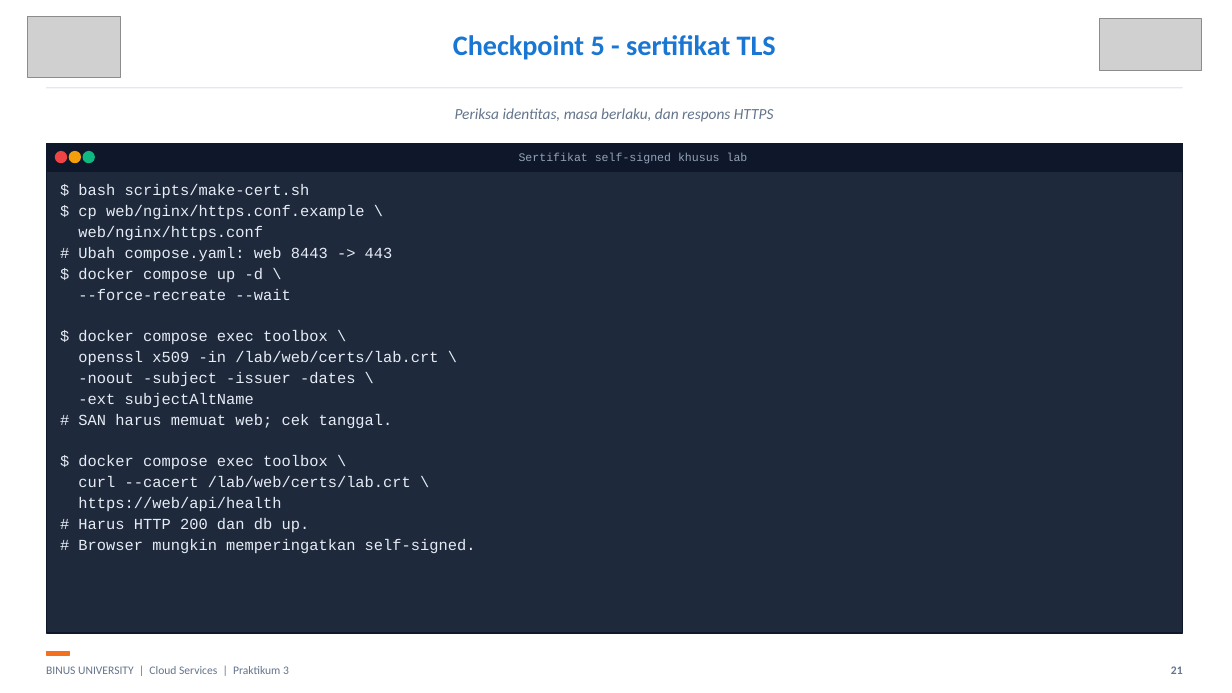
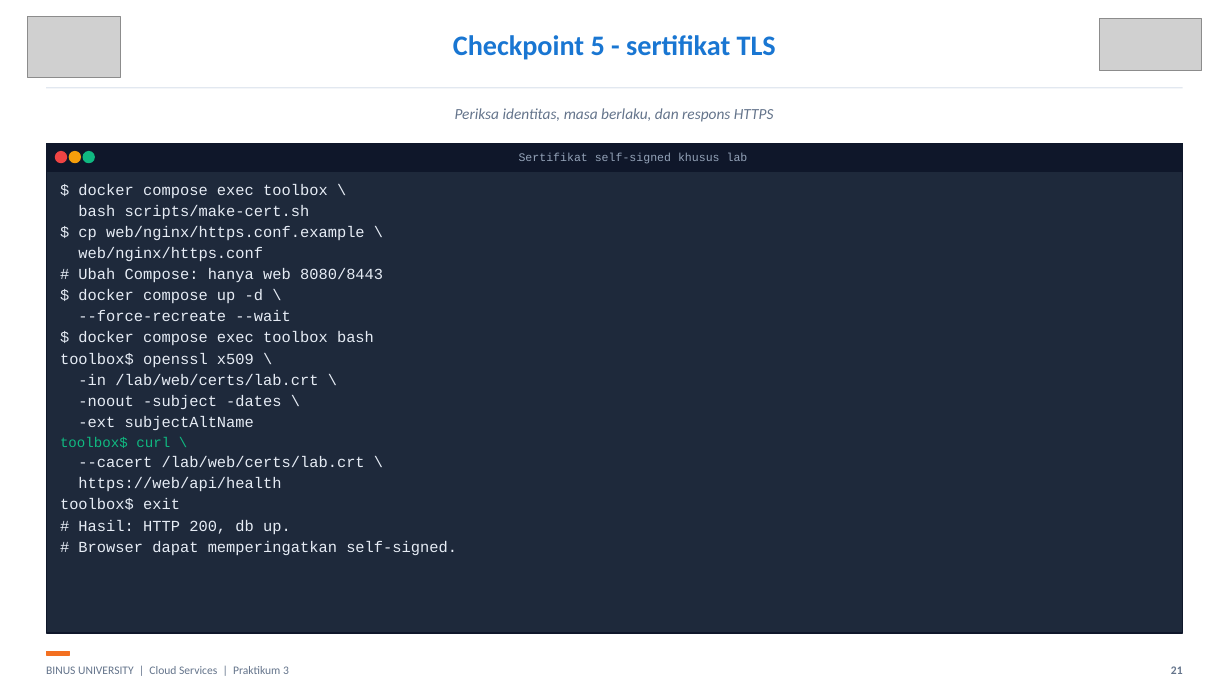
Before and after one commit to SeedFlora/meet3CloudService, a slide deck: slide 21 of slides/LAB03_Networking_Revisi_Bukti_Live.pptx. Drawn at 1232x693 pixels with LibreOffice and Linux fonts; fonts in the diff are those of the drawing; grey boxes stand for pictures. Boxes give left, top, right and bottom in pixels: in the first picture for what was removed or moved away, otherwise in the second. Text is boxed around its words. In the diff, an @@ line names an element or a change of style, - is before the commit and + after.

```diff
--- a/slides/LAB03_Networking_Revisi_Bukti_Live.pptx
+++ b/slides/LAB03_Networking_Revisi_Bukti_Live.pptx
@@ text at (78, 184, 328, 219): text changed @@
-$ bash scripts/make-cert.sh
+$ docker compose exec toolbox \
+bash scripts/make-cert.sh
@@ text at (78, 268, 383, 282): text changed @@
-# Ubah compose.yaml: web 8443 -> 443
+# Ubah Compose: hanya web 8080/8443
@@ text at (60, 331, 374, 409): text changed @@
-$ docker compose exec toolbox \
-openssl x509 -in /lab/web/certs/lab.crt \
--noout -subject -issuer -dates \
+$ docker compose exec toolbox bash
+toolbox$ openssl x509 \
+-in /lab/web/certs/lab.crt \
+-noout -subject -dates \
@@ text at (60, 437, 365, 467): text changed @@
-# SAN harus memuat web; cek tanggal.
-$ docker compose exec toolbox \
-curl --cacert /lab/web/certs/lab.crt \
+toolbox$ curl \
+--cacert /lab/web/certs/lab.crt \
@@ text at (60, 498, 457, 555): text changed @@
-# Harus HTTP 200 dan db up.
-# Browser mungkin memperingatkan self-signed.
+toolbox$ exit
+# Hasil: HTTP 200, db up.
+# Browser dapat memperingatkan self-signed.
```
Also in this commit, not shown: 7 other slides changed, 7 other files.
